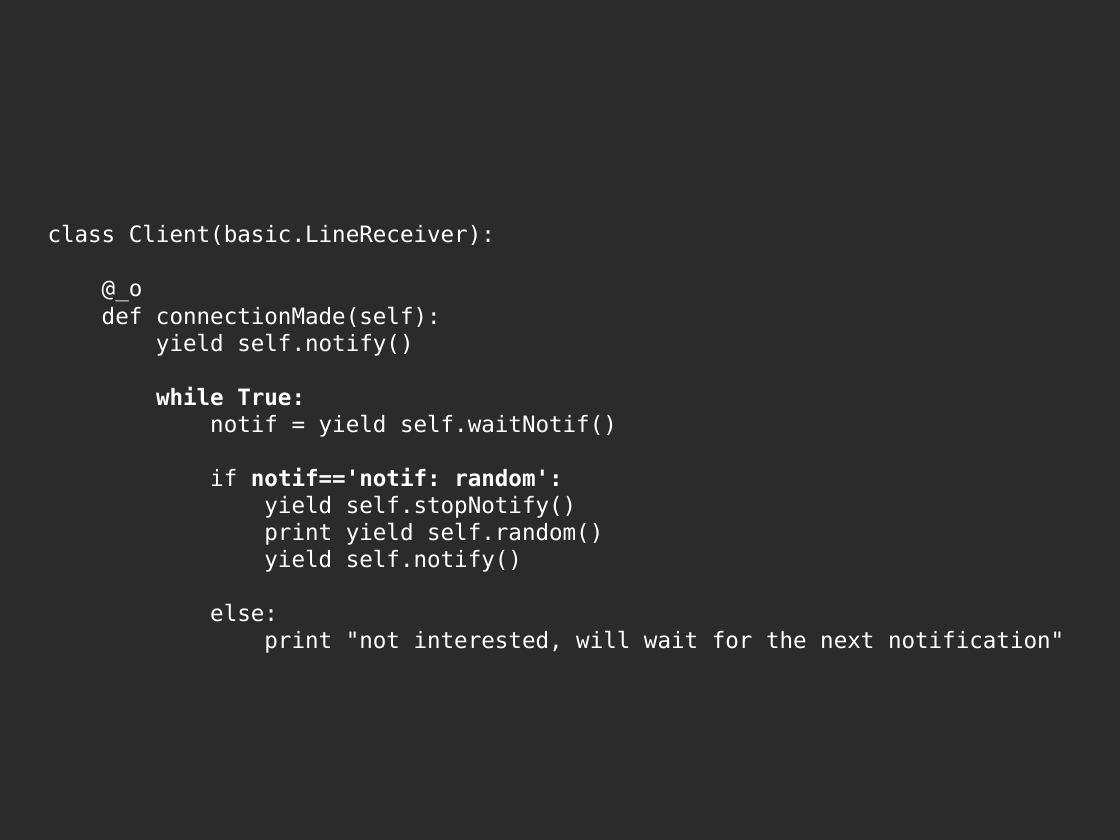
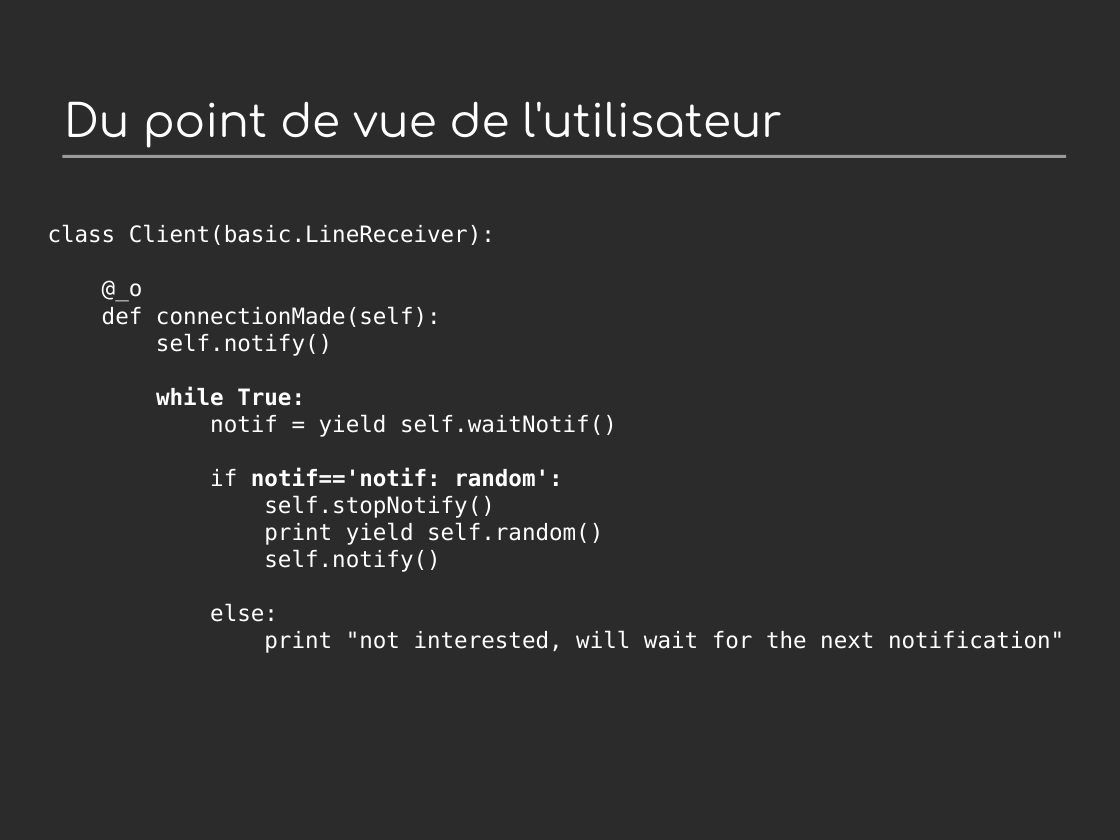
Before and after one commit to jdb/jdb.github.com, a slide deck: slide 31 of imap_idle/pycon-presentation/imap-idle-makingoff.odp. Drawn at 1120x840 pixels with LibreOffice and Linux fonts; fonts in the diff are those of the drawing; background and template pictures are left out; a plain dark background stands for a picture behind light text. Boxes give left, top, right and bottom in pixels: in the first picture for what was removed or moved away, otherwise in the second. Text is boxed around its words. In the diff, an @@ line names an element or a change of style, - is before the commit and + after.

```diff
--- a/imap_idle/pycon-presentation/imap-idle-makingoff.odp
+++ b/imap_idle/pycon-presentation/imap-idle-makingoff.odp
@@ title added at <box>64,101,782,147</box>, 32 pt, text #FFFFFF @@
+Du point de vue de l'utilisateur
@@ line added from (62, 157) to (1066, 157), #999999 2.15 pt @@
@@ title at <box>48,224,1064,653</box>: text changed @@
-class Client(basic.LineReceiver):
-@_o
-def connectionMade(self):
-yield self.notify()
-while True:
-notif = yield self.waitNotif()
-if notif=='notif: random':
-yield self.stopNotify()
-print yield self.random()
-yield self.notify()
-else:
-print "not interested, will wait for the next notification"
+class Client(basic.LineReceiver):
+@_o
+def connectionMade(self):
+self.notify()
+while True:
+notif = yield self.waitNotif()
+if notif=='notif: random':
+self.stopNotify()
+print yield self.random()
+self.notify()
+else:
+print "not interested, will wait for the next notification"
```
Also in this commit, not shown: 11 other slides changed, 4 slides added, 1 slide removed, 2 other files.
